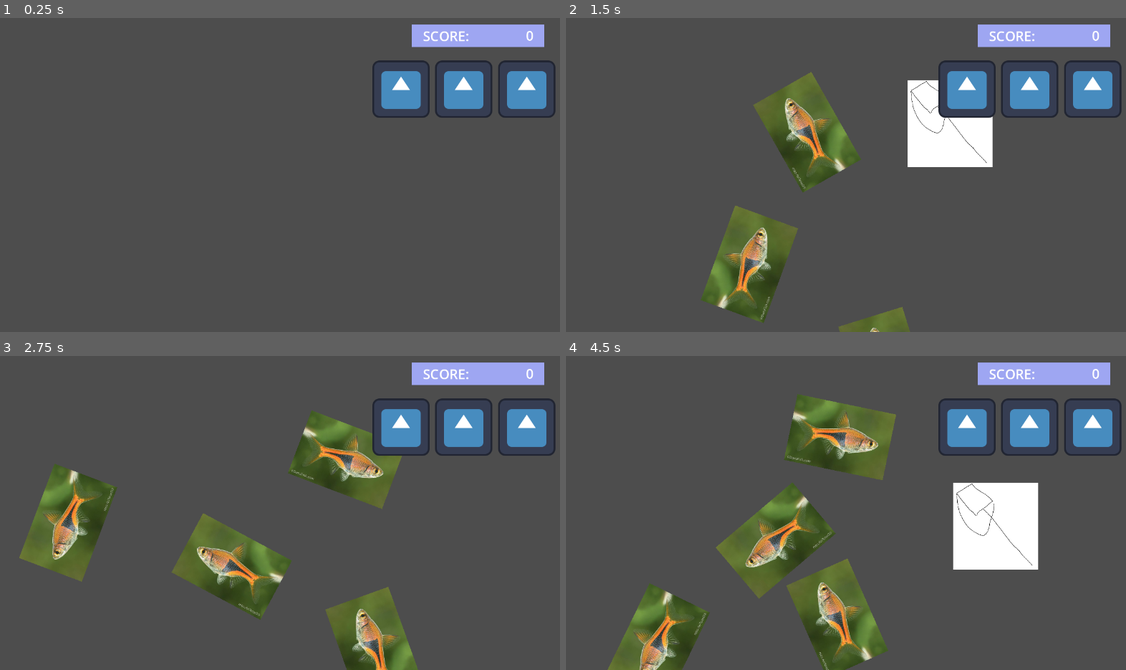
Above: before the commit, frames 1-4 (two rows, left to right).
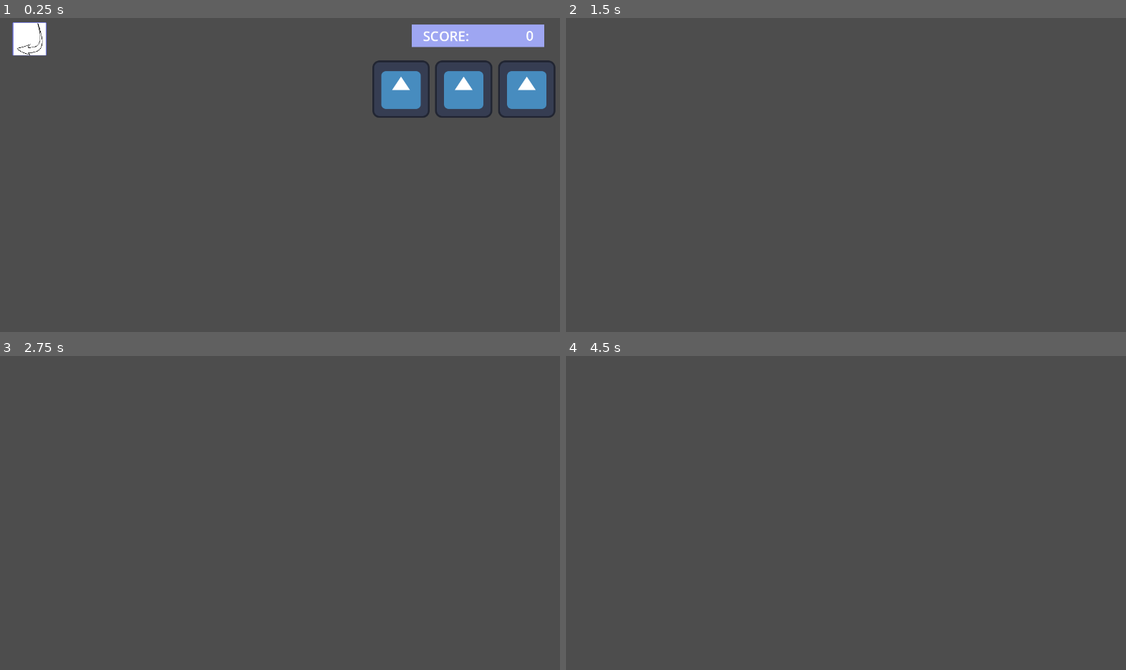
Above: after the commit, the same moments.

Repository: lolyay270/Mobile-Dev-Small
Game: Godot game, scene res://scenes/game.tscn
Two runs of this game, one before a commit and one after it. Both use one fixed random seed, a clock stepped at 60 frames per second and the inputs below. This scene is started directly instead of the project's main scene. The engine's default icon, where the game draws it, is replaced by a stand-in: a white triangle on a blue panel in a dark square.
Inputs (mouse positions are in pixels of both pictures, inside the frame that each line leads up to):
- Up to frame 1 (0.25 s): no input
- Up to frame 2 (1.5 s): click (594, 39) at 0.52 s; move the mouse to (980, 153) at 1.27 s; press the mouse at (980, 153) at 1.28 s
- Up to frame 3 (2.75 s): move the mouse to (173, 525) at 2.02 s; release the mouse at (173, 525) at 2.03 s; click (173, 525) at 2.1 s
- Up to frame 4 (4.5 s): move the mouse to (907, 437) at 2.77 s; press the mouse at (907, 437) at 2.78 s; move the mouse to (823, 572) at 3.52 s; release the mouse at (823, 572) at 3.53 s; click (823, 572) at 3.6 s; move the mouse to (1025, 556) at 4.27 s; press the mouse at (1025, 556) at 4.28 s

The runs differ from the first frame. In frame 1, 0.6% of the frame differs, in the area x 2-9%, y 1-13%; in frame 2, 16%; in frame 3, 19%; in frame 4, 23%, in the area x 7-100%, y 2-100%.

Commit message:
feat(game): main menu return button

Diff:
--- a/scenes/game.tscn
+++ b/scenes/game.tscn
@@ -1,15 +1,18 @@
-[gd_scene load_steps=12 format=3 uid="uid://btxwjf1oh0f2p"]
+[gd_scene load_steps=15 format=3 uid="uid://btxwjf1oh0f2p"]
 
 [ext_resource type="Script" uid="uid://b3gsvelmqx1yi" path="res://scripts/gameStart.gd" id="1_0tnpc"]
 [ext_resource type="Texture2D" uid="uid://dkh021bwgv0om" path="res://icon.svg" id="1_5khgj"]
 [ext_resource type="Script" uid="uid://chvvopsvkk6yx" path="res://scripts/flying objects/spawner.gd" id="2_31v75"]
 [ext_resource type="Script" uid="uid://baigijg1auo7a" path="res://scripts/scoreManager.gd" id="2_p57ef"]
 [ext_resource type="Script" uid="uid://ol2o40kyrb2b" path="res://scripts/healthManager.gd" id="3_gee14"]
+[ext_resource type="Theme" uid="uid://cv4hxqc66pyku" path="res://themes/option buttons/option buttons.tres" id="3_kvuet"]
 [ext_resource type="Script" uid="uid://dc7f2jx5ckbb4" path="res://scripts/UI elements/healthDisplay.gd" id="3_u5sy4"]
 [ext_resource type="LabelSettings" uid="uid://bvobu3r28jhvx" path="res://themes/sub heading label.tres" id="4_dinhu"]
 [ext_resource type="Script" uid="uid://d0wt1o6dh8yp4" path="res://scripts/playerTouch.gd" id="4_iywne"]
 [ext_resource type="Script" uid="uid://bqgwu72tyshgr" path="res://scripts/UI elements/scoreDisplay.gd" id="4_kvpfn"]
 [ext_resource type="Texture2D" uid="uid://bxk4agd7lba87" path="res://assets/nET.png" id="4_lbhrr"]
+[ext_resource type="Texture2D" uid="uid://24b5josru515" path="res://assets/curveArrow.png" id="4_trtic"]
+[ext_resource type="Script" uid="uid://dav5rnbek6wak" path="res://scripts/UI elements/mainMenuButton.gd" id="5_trtic"]
 [ext_resource type="Script" uid="uid://cqm8c6xroe5wf" path="res://scripts/net.gd" id="6_p57ef"]
 
 [node name="Game" type="Control"]
@@ -111,4 +114,17 @@
 [node name="CollisionPolygon2D" type="CollisionPolygon2D" parent="Player Touch/net/Area2D"]
 polygon = PackedVector2Array(-149.012, -30.5665, -22.9249, -106.983, 156.654, 38.2082, 15.2833, 160.474)
 
+[node name="main menu" type="Button" parent="."]
+layout_mode = 1
+offset_left = 30.0
+offset_top = 30.0
+offset_right = 390.0
+offset_bottom = 390.0
+scale = Vector2(0.2, 0.2)
+mouse_default_cursor_shape = 2
+theme = ExtResource("3_kvuet")
+icon = ExtResource("4_trtic")
+script = ExtResource("5_trtic")
+
 [connection signal="area_entered" from="Player Touch/net/Area2D" to="Player Touch/net" method="_on_area_entered"]
+[connection signal="button_up" from="main menu" to="main menu" method="_on_button_up"]
--- /dev/null
+++ b/scripts/UI elements/mainMenuButton.gd
@@ -0,0 +1,7 @@
+extends Button
+
+var menuScene: PackedScene = preload("res://scenes/mainMenu.tscn")
+
+
+func _on_button_up() -> void:
+	get_tree().change_scene_to_packed(menuScene)
Not shown, added: scripts/UI elements/mainMenuButton.gd.uid
